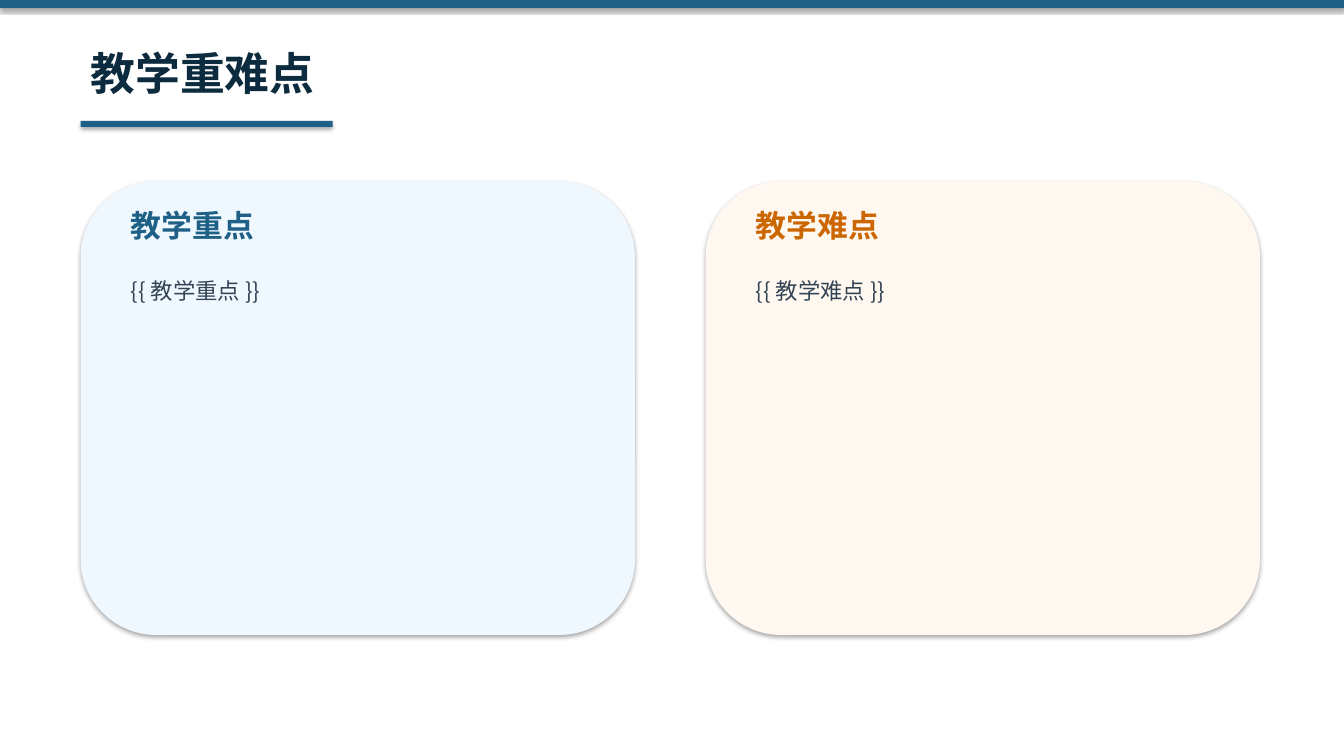
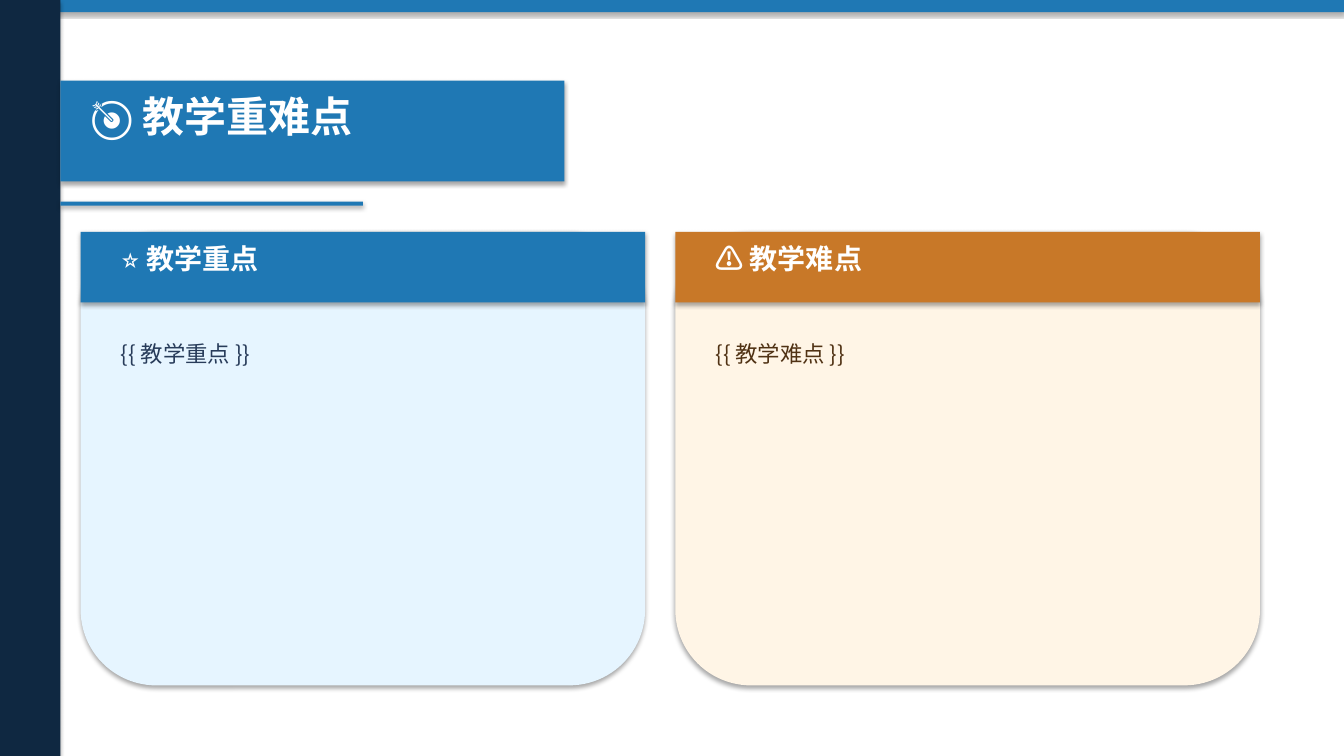
Before and after one commit to KK985956/water-intelligent-teaching, a slide deck: slide 3 of backend/data/template_hydraulics.pptx. Drawn at 1344x756 pixels with LibreOffice and Linux fonts; fonts in the diff are those of the drawing. Boxes give left, top, right and bottom in pixels: in the first picture for what was removed or moved away, otherwise in the second. Text is boxed around its words. In the diff, an @@ line names an element or a change of style, - is before the commit and + after.

```diff
--- a/backend/data/template_hydraulics.pptx
+++ b/backend/data/template_hydraulics.pptx
@@ rectangle: place and size @@
-rectangle at (0,0,1344,8)
+rectangle at (0,0,1344,12)
@@ rectangle at (0,0,1344,12): fill #1F6087 to #1F78B4 @@
@@ rectangle added at (0,0,1344,756), fill #FFFFFF @@
@@ rectangle added at (0,0,60,756), fill #0F2841 @@
@@ rectangle added at (60,81,565,181), fill #1F78B4 @@
@@ text at (143,96,353,136): text changed; size 22 to 30 pt; text colour #1F6087 to #FFFFFF @@
-教学重点
+🎯 教学重难点
@@ rectangle at (60,202,363,206): fill #1F6087 to #1F78B4 @@
@@ rectangle: place and size @@
-rectangle at (81,121,333,127)
+rectangle at (60,202,363,206)
@@ rounded rectangle removed at (81,181,635,635) @@
@@ rounded rectangle: place and size @@
-rounded rectangle at (706,181,1260,635)
+rounded rectangle at (81,232,645,686)
@@ rounded rectangle at (81,232,645,686): fill #FFF8F0 to #E6F5FF @@
@@ rectangle added at (81,232,645,302), fill #1F78B4 @@
@@ rounded rectangle added at (676,232,1260,686), fill #FFF5E6 @@
@@ rectangle added at (676,232,1260,302), fill #C87828 @@
@@ text at (146,245,258,272): text changed; size 32 to 20 pt; text colour #0D2B3E to #FFFFFF @@
-教学重难点
+⭐ 教学重点
@@ text at (750,245,862,272): text changed; size 22 to 20 pt; text colour #CC6600 to #FFFFFF @@
-教学难点
+⚠️ 教学难点
@@ text "{{ 教学重点 }}": place and size @@
-text "{{ 教学重点 }}" at (151,280,240,301)
+text "{{ 教学重点 }}" at (141,343,230,364)
@@ text "{{ 教学重点 }}" at (141,343,230,364): text colour #334455 to #283C5A; line spacing 1 to 28pt @@
@@ text "{{ 教学难点 }}": place and size @@
-text "{{ 教学难点 }}" at (776,280,865,301)
+text "{{ 教学难点 }}" at (736,343,825,364)
@@ text "{{ 教学难点 }}" at (736,343,825,364): text colour #334455 to #503214; line spacing 1 to 28pt @@
```
Also in this commit, not shown: 8 other slides changed, 3 other files.
